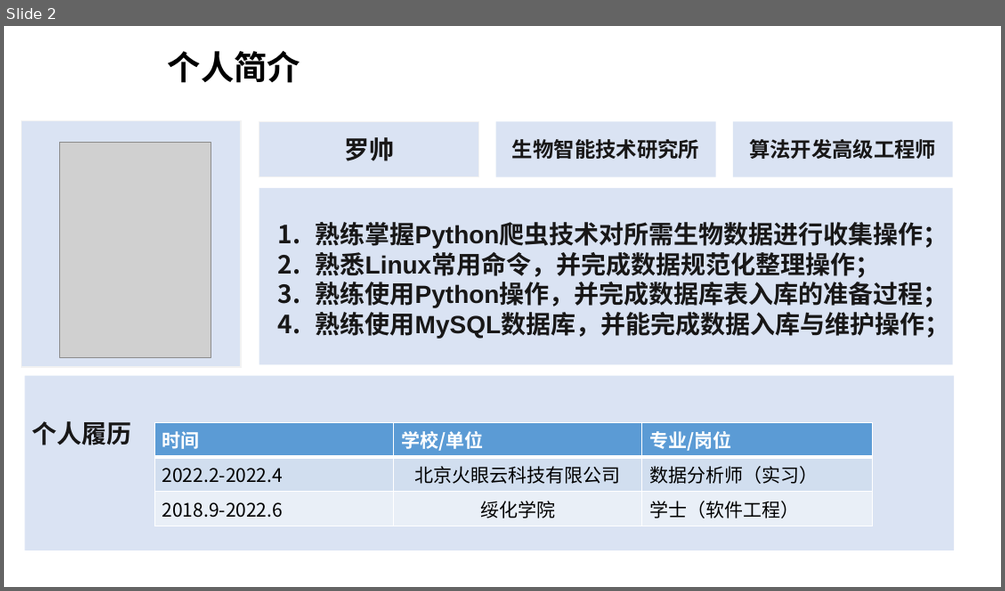
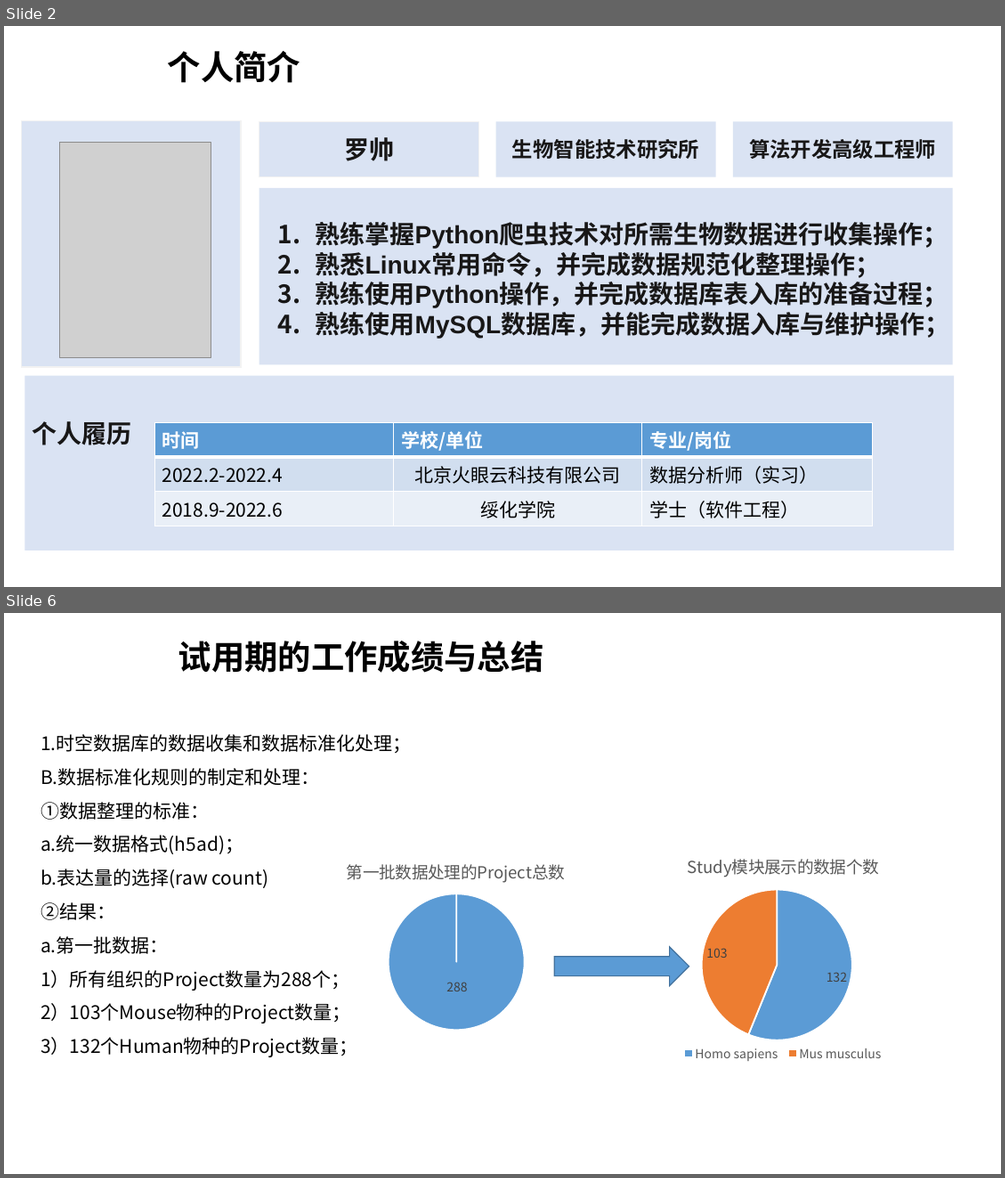
Before and after one commit to duolaxiaoshuai/first_work, a slide deck: Work_documents/罗帅_时空数据库数据整理及入库.pptx. Shown one above the other, each under a label of ours: slide 2 before the commit, slides 2 and 6 after it; the slides between them are not shown. The pictures are 1005x591 and 1005x1178 pixels, drawn with LibreOffice and Linux fonts; fonts in the diff are those of the drawing; grey boxes stand for pictures; background and template pictures are left out. Boxes give left, top, right and bottom in pixels: in the first picture for what was removed or moved away, otherwise in the second. Text is boxed around its words. In the diff, an @@ line names an element or a change of style, - is before the commit and + after.

```diff
--- a/Work_documents/罗帅_时空数据库数据整理及入库.pptx
+++ b/Work_documents/罗帅_时空数据库数据整理及入库.pptx
@@ slide 6 added at (4, 613, 1001, 1174), background picture (left out) @@
@@ text added at (178, 641, 544, 673), 32 pt, text #000000, bold @@
+试用期的工作成绩与总结
@@ text added at (40, 734, 411, 1057), 18 pt, text #000000 @@
+1.时空数据库的数据收集和数据标准化处理；
+B.数据标准化规则的制定和处理：
+①数据整理的标准：
+a.统一数据格式(h5ad)；
+b.表达量的选择(raw count)
+②结果：
+a.第一批数据：
+1）所有组织的Project数量为288个；
+2）103个Mouse物种的Project数量；
+3）132个Human物种的Project数量；
@@ pie chart added at (251, 820, 661, 1063) @@
+title "第一批数据处理的Project总数  "
+categories: 1
+Series 1: 288
@@ pie chart added at (549, 811, 1001, 1080) @@
+title "Study模块展示的数据个数  "
+categories: Homo sapiens, Mus musculus
+Series 1: 132, 103
@@ right arrow added at (554, 947, 689, 985), fill #5B9BD5, outline #43739E 1 pt @@
```
Also in this commit, not shown: 5 slides changed, 4 other slides added, 5 slides removed.
